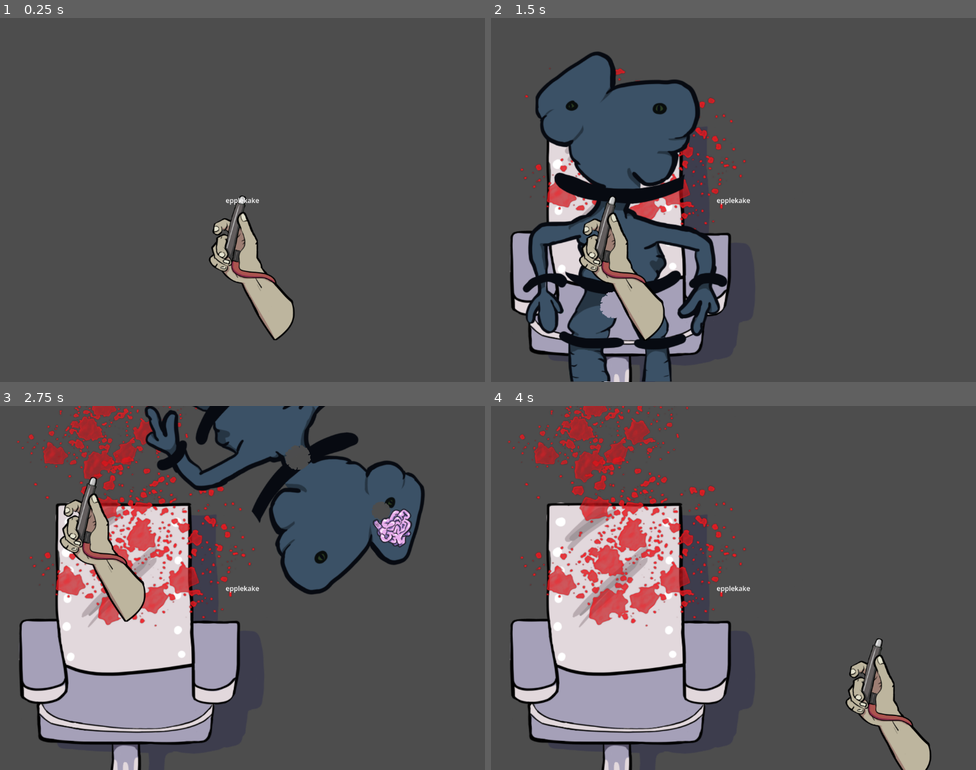
Above: before the commit, frames 1-4 (two rows, left to right).
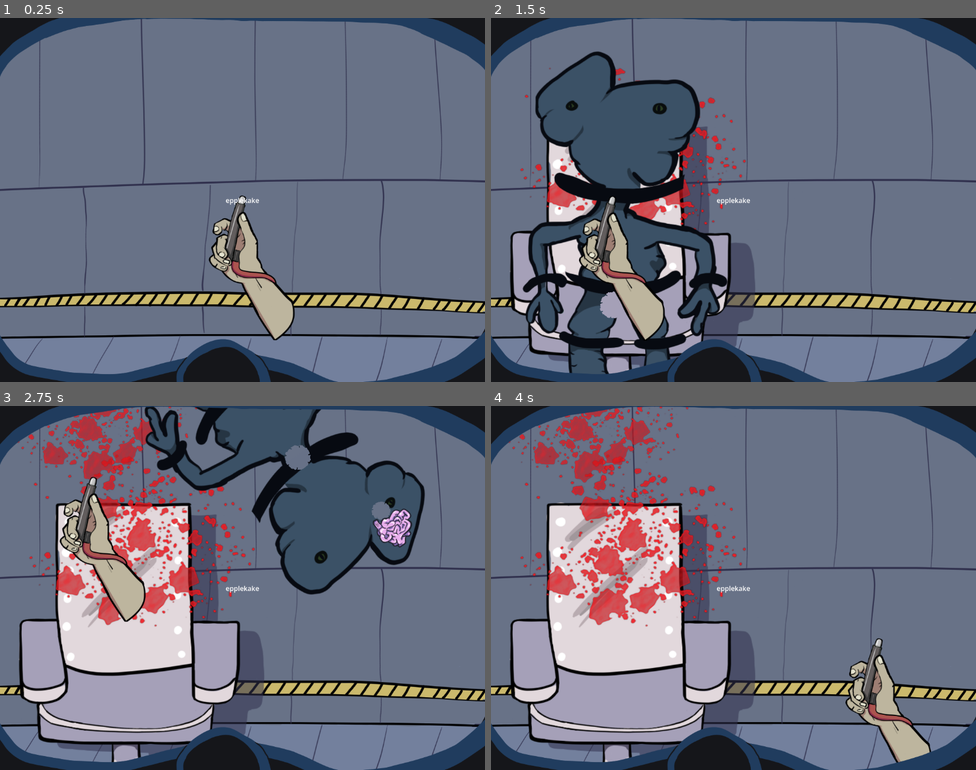
Above: after the commit, the same moments.

Repository: Slideshow776/Global-Game-Jam-2026
Game: Godot game, scene res://scenes/game.tscn
Two runs of this game, one before a commit and one after it. Both use one fixed random seed, a clock stepped at 60 frames per second and the inputs below.
Inputs (mouse positions are in pixels of both pictures, inside the frame that each line leads up to):
- Up to frame 1 (0.25 s): no input
- Up to frame 2 (1.5 s): tap Enter at 0.5, 0.6 s; move the mouse to (840, 181) at 0.52 s; click (840, 181) at 0.67 s; move the mouse to (612, 200) at 1.27 s; tap F at 1.35 s; click (612, 200) at 1.42 s
- Up to frame 3 (2.75 s): tap Space at 2 s; move the mouse to (92, 482) at 2.02 s; tap Enter at 2.1 s; click (92, 482) at 2.17 s
- Up to frame 4 (4 s): move the mouse to (709, 660) at 2.77 s; tap F at 2.85 s; click (709, 660) at 2.92 s; tap Enter at 3.5, 3.6 s; move the mouse to (879, 642) at 3.52 s; click (879, 642) at 3.67 s

The runs differ from the first frame. In frame 1, 96% of the frame differs, in the area x 0-100%, y 0-100%; in frame 2, 71%; in frame 3, 59%; in frame 4, 71%.

Commit message:
Add exray vision

Diff:
--- a/game_state.gd
+++ b/game_state.gd
@@ -7,6 +7,10 @@
 
 signal brain_remove
 
+signal toggle_exray(state: bool)
+
+var exray_enabled = false
+
 var mutant_chair_anchor = Vector2(289, 501)
 
 # Called when the node enters the scene tree for the first time.
@@ -14,6 +18,10 @@
 	gun_clicked.connect(gun_play_sound)
 	Input.mouse_mode = Input.MOUSE_MODE_HIDDEN
 	brain_hit.connect(hello_world)
+	toggle_exray.emit(false)
+
+func flip_exray(state: bool):
+	exray_enabled = state
 
 # Called every frame. 'delta' is the elapsed time since the previous frame.
 func _process(delta: float) -> void:
--- a/project.godot
+++ b/project.godot
@@ -27,10 +27,6 @@
 
 project/assembly_name="GGJ2026OSLO"
 
-[editor_plugins]
-
-enabled=PackedStringArray("res://addons/godot-vim/plugin.cfg")
-
 [physics]
 
 3d/physics_engine="Jolt Physics"
--- a/scenes/MainScene.gd
+++ b/scenes/MainScene.gd
@@ -12,7 +12,6 @@
 	var tempMutant = mutant.instantiate()
 	mutantCell.add_child(tempMutant)
 
-
 # Called every frame. 'delta' is the elapsed time since the previous frame.
 func _process(delta: float) -> void:
 	pass
--- /dev/null
+++ b/scenes/ex_ray.gd
@@ -0,0 +1,42 @@
+extends ColorRect
+
+@onready var mutant: Sprite2D = $Sprite2D
+@onready var exRayLight: PackedScene = preload("res://scenes/ex_ray_light.tscn")
+
+# Called when the node enters the scene tree for the first time.
+func _ready() -> void:
+	visible = GameState.exray_enabled
+	GameState.toggle_exray.connect(toggle_state)
+	mutant.global_position = GameState.mutant_chair_anchor
+	mutant.position.x = mutant.position.x + 600
+	# var mutant = get_tree().get_first_node_in_group("mutant")
+
+func toggle_state(state: bool):
+	if state:
+		visible = true
+		spawn_lights()
+	else:
+		visible = false
+		get_tree().call_group("exraylights", "queue_free")
+
+
+func _input(event: InputEvent) -> void:
+	if event is InputEventMouseButton:
+		if event.button_index == MOUSE_BUTTON_RIGHT && event.pressed:
+			if visible:
+				GameState.toggle_exray.emit(false)
+			else:
+				GameState.toggle_exray.emit(true)
+
+
+func spawn_lights():
+	var brains: Array = get_tree().get_nodes_in_group("brains")
+	for brain in brains:
+		var pos = Vector2(brain.global_position)
+		print_debug(brain)
+		var tempLight = exRayLight.instantiate()
+		mutant.add_child(tempLight)
+		tempLight.global_position = pos
+		tempLight.global_position.x += 600
+		tempLight.add_to_group("exraylights")
+		print_debug(pos)
--- /dev/null
+++ b/scenes/ex_ray_light.tscn
@@ -0,0 +1,7 @@
+[gd_scene format=3 uid="uid://exm84006qde3"]
+
+[ext_resource type="Texture2D" uid="uid://bpnoecou4k01f" path="res://assets/images/white_circle.png" id="1_gvlri"]
+
+[node name="exRayLight" type="PointLight2D" unique_id=625863905]
+energy = 5.19
+texture = ExtResource("1_gvlri")
--- a/scenes/game.tscn
+++ b/scenes/game.tscn
@@ -2,7 +2,11 @@
 
 [ext_resource type="Script" uid="uid://c4uhaqdf1hx87" path="res://scenes/MainScene.gd" id="1_lbhrr"]
 [ext_resource type="PackedScene" uid="uid://cttrm7okfclgv" path="res://scenes/chair.tscn" id="1_lnu2h"]
+[ext_resource type="Texture2D" uid="uid://b3wqh15vmrlkf" path="res://assets/images/background.png" id="4_iywne"]
 [ext_resource type="PackedScene" uid="uid://dlmao0kysnkd" path="res://scenes/arm.tscn" id="4_lbhrr"]
+[ext_resource type="Texture2D" uid="uid://2xdpdcahrkmt" path="res://assets/images/fps_mask.png" id="5_p57ef"]
+[ext_resource type="Script" uid="uid://dxllw3yl0v247" path="res://scenes/ex_ray.gd" id="6_gee14"]
+[ext_resource type="Texture2D" uid="uid://brl4h2mjrqxry" path="res://assets/images/mutant.png" id="6_u5sy4"]
 
 [node name="Game" type="Node2D" unique_id=1847825036]
 script = ExtResource("1_lbhrr")
@@ -30,3 +34,33 @@
 text = "epplekake"
 
 [node name="Player" parent="." unique_id=30301401 instance=ExtResource("4_lbhrr")]
+
+[node name="TextureRect" type="TextureRect" parent="." unique_id=1091462190]
+z_index = -1
+offset_right = 1153.0
+offset_bottom = 860.0
+texture = ExtResource("4_iywne")
+
+[node name="TextureRect" type="TextureRect" parent="TextureRect" unique_id=1810919262]
+z_index = 10
+layout_mode = 0
+offset_right = 40.0
+offset_bottom = 40.0
+texture = ExtResource("5_p57ef")
+
+[node name="ExRay" type="ColorRect" parent="TextureRect/TextureRect" unique_id=513010455]
+layout_mode = 1
+anchors_preset = 15
+anchor_right = 1.0
+anchor_bottom = 1.0
+grow_horizontal = 2
+grow_vertical = 2
+color = Color(0.11372549, 0.11372549, 0.11372549, 0.34509805)
+script = ExtResource("6_gee14")
+
+[node name="Sprite2D" type="Sprite2D" parent="TextureRect/TextureRect/ExRay" unique_id=799186716]
+modulate = Color(0.11119679, 0.11119687, 0.11119684, 0.8901961)
+clip_children = 2
+position = Vector2(870, 461)
+scale = Vector2(1.208, 1.208)
+texture = ExtResource("6_u5sy4")
Not shown, added: scenes/ex_ray.gd.uid
